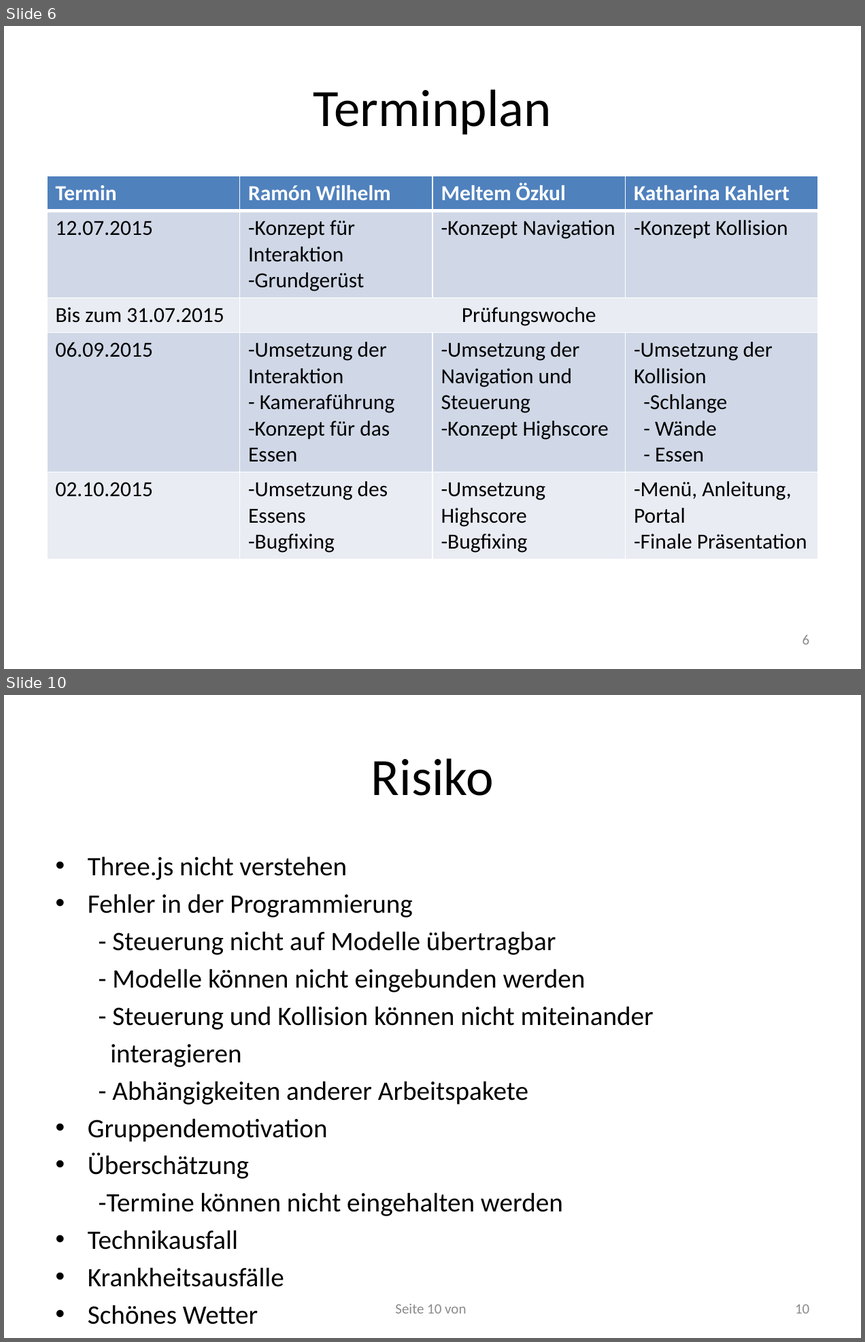
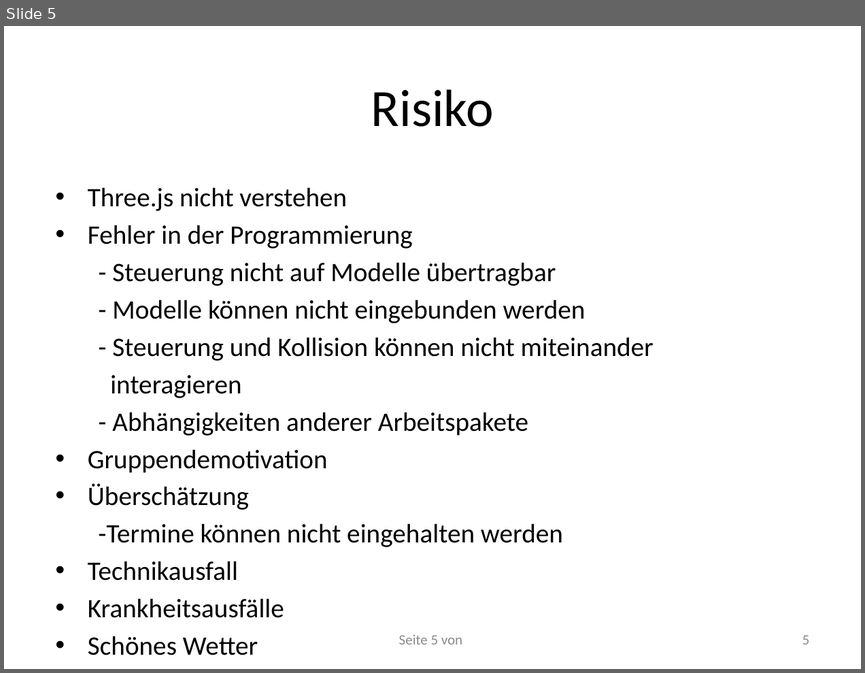
Before and after one commit to RamoramaInteractive/GDV-Projekt, a slide deck: Planungspraesentation-Mitte Juni/Planungspräsentation VálaKathi. 1.pptx. Shown one above the other, each under a label of ours: slides 6 and 10 before the commit, slide 5 after it; the slides between them are not shown. The pictures are 865x1342 and 865x673 pixels, drawn with LibreOffice and Linux fonts; fonts in the diff are those of the drawing. Boxes give left, top, right and bottom in pixels: in the first picture for what was removed or moved away, otherwise in the second. Text is boxed around its words. In the diff, an @@ line names an element or a change of style, - is before the commit and + after.

```diff
--- a/Planungspraesentation-Mitte Juni/Planungspräsentation VálaKathi. 1.pptx
+++ b/Planungspraesentation-Mitte Juni/Planungspräsentation VálaKathi. 1.pptx
@@ slide 6 removed at (x1=4, y1=26, x2=861, y2=669), background #FFFFFF @@
@@ title removed at (x1=313, y1=89, x2=551, y2=135) @@
-Terminplan
@@ table removed at (x1=47, y1=176, x2=818, y2=555), 5 rows, 4 columns @@
-Termin | Ramón Wilhelm | Meltem Özkul | Katharina Kahlert
-12.07.2015 | -Konzept für Interaktion / -Grundgerüst | -Konzept Navigation | -Konzept Kollision
-Bis zum 31.07.2015 | Prüfungswoche |  | 
-06.09.2015 | -Umsetzung der Interaktion / - Kameraführung / -Konzept für das Essen | -Umsetzung der Navigation und Steuerung / -Konzept Highscore | -Umsetzung der Kollision / -Schlange / - Wände / - Essen
-02.10.2015 | -Umsetzung des Essens / -Bugfixing | -Umsetzung Highscore / -Bugfixing | -Menü, Anleitung, Portal / -Finale Präsentation
@@ page number removed at (x1=802, y1=635, x2=810, y2=644) @@
-6
@@ what was slide 10 is now slide 5 @@
@@ page number at (x1=399, y1=635, x2=462, y2=644): text changed @@
-Seite 10 von
+Seite 5 von
@@ page number at (x1=802, y1=635, x2=810, y2=644): text changed @@
-10
+5
```
Also in this commit, not shown: 1 slide changed, 4 other slides removed.
